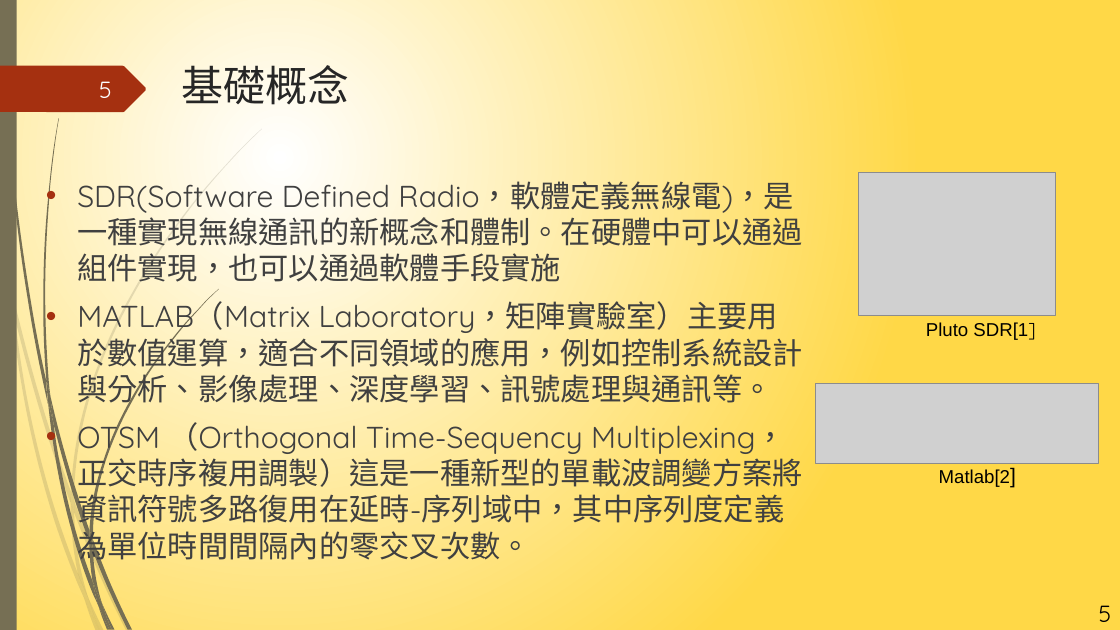
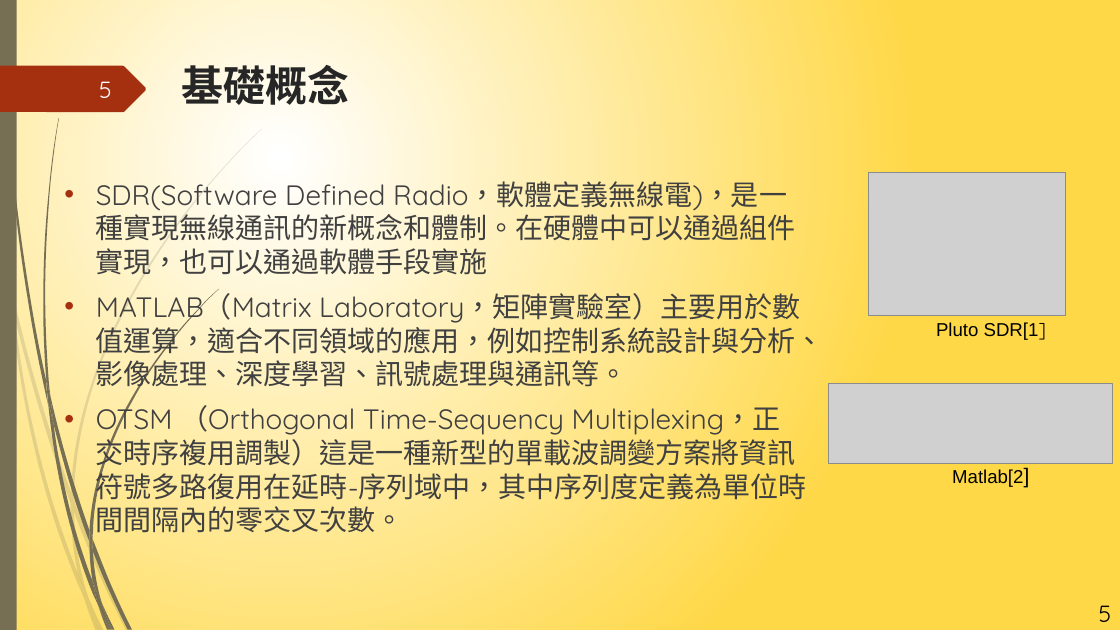
Before and after one commit to NIUWCSP/OTSM, a slide deck: slide 5 of report/以SDR實現OTSM通訊技術.pptx. Drawn at 1120x630 pixels with LibreOffice and Linux fonts; fonts in the diff are those of the drawing; grey boxes stand for pictures. Boxes give left, top, right and bottom in pixels: in the first picture for what was removed or moved away, otherwise in the second. Text is boxed around its words. In the diff, an @@ line names an element or a change of style, - is before the commit and + after.

Commit message:
更新 以SDR實現OTSM通訊技術.pptx

```diff
--- a/report/以SDR實現OTSM通訊技術.pptx
+++ b/report/以SDR實現OTSM通訊技術.pptx
@@ title "基礎概念" at (x1=181, y1=65, x2=349, y2=105): font Quicksand to Noto Sans CJK JP, bold on @@
@@ text "SDR(Software Defined Radio，軟體定義無線電)，是一種實現無線通訊的新概念和體制。在硬體中可以通 ..." moved from (x1=77, y1=175, x2=802, y2=529) to (x1=96, y1=176, x2=824, y2=533) @@
@@ text "SDR(Software Defined Radio，軟體定義無線電)，是一種實現無線通訊的新概念和體制。在硬體中可以通 ..." at (x1=96, y1=176, x2=824, y2=533): size 25.9 to 24 pt @@
@@ picture moved from (x1=859, y1=173, x2=1055, y2=316) to (x1=869, y1=173, x2=1065, y2=316) @@
@@ text "Pluto SDR[1]" moved from (x1=926, y1=322, x2=1035, y2=340) to (x1=936, y1=322, x2=1046, y2=340) @@
@@ picture moved from (x1=815, y1=384, x2=1099, y2=464) to (x1=828, y1=384, x2=1112, y2=464) @@
@@ text "Matlab[2]" moved from (x1=939, y1=469, x2=1010, y2=487) to (x1=952, y1=469, x2=1023, y2=487) @@
```
Also in this commit, not shown: 17 other slides changed, 1 slide removed.
